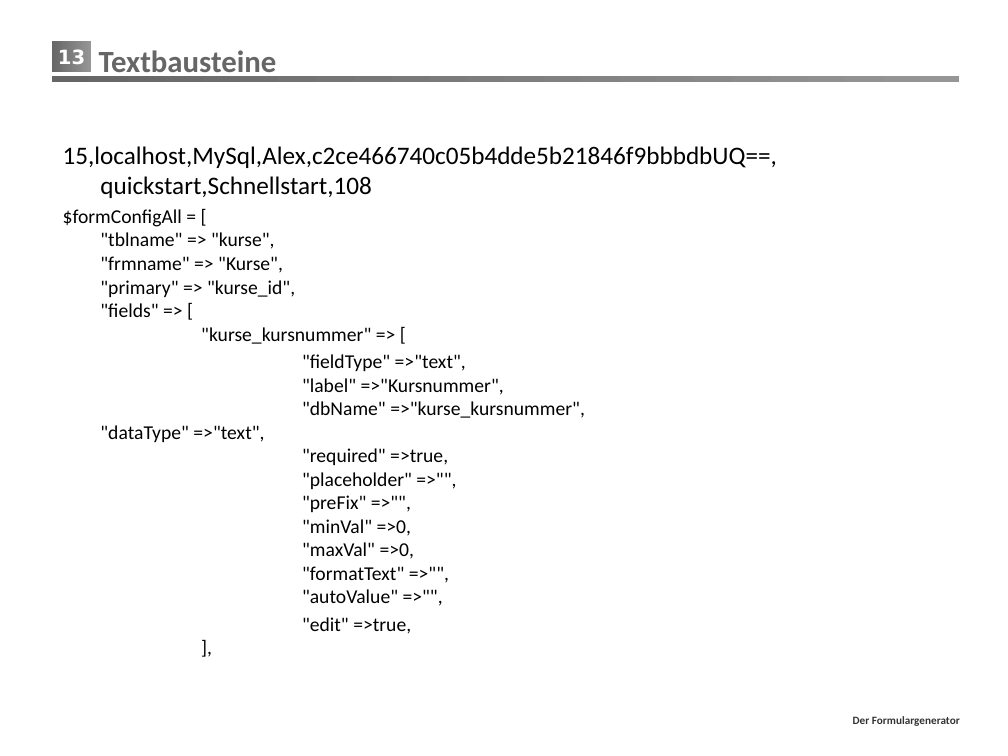
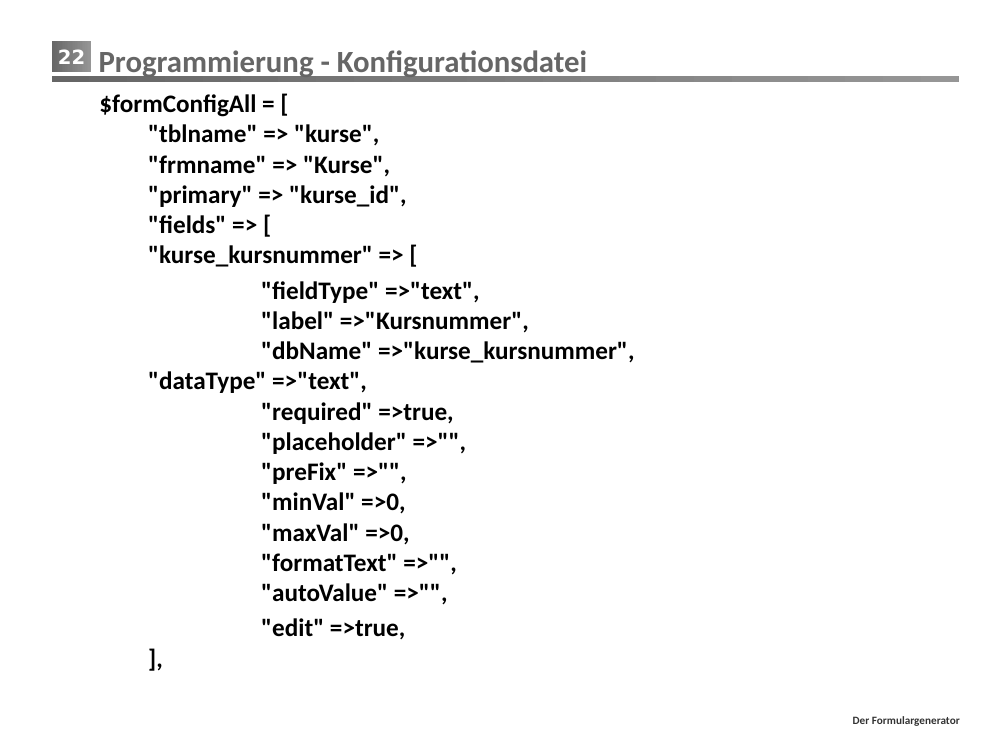
Before and after one commit to mrmorden74/formgen, a slide deck: slide 22 of Präsentation/FormGen.pptx (slide 13 before the commit). Drawn at 1008x756 pixels with LibreOffice and Linux fonts; fonts in the diff are those of the drawing; background and template pictures are left out. Boxes give left, top, right and bottom in pixels: in the first picture for what was removed or moved away, otherwise in the second. Text is boxed around its words. In the diff, an @@ line names an element or a change of style, - is before the commit and + after.

```diff
--- a/Präsentation/FormGen.pptx
+++ b/Präsentation/FormGen.pptx
@@ page number at (x1=58, y1=49, x2=85, y2=64): text changed @@
-13
+22
@@ title at (x1=99, y1=50, x2=587, y2=80): text changed @@
-Textbausteine
+Programmierung - Konfigurationsdatei
@@ text "$formConfigAll = [ "tblname" => ..." moved from (x1=63, y1=146, x2=777, y2=634) to (x1=99, y1=94, x2=634, y2=639) @@
@@ text "$formConfigAll = [ "tblname" => ..." at (x1=99, y1=94, x2=634, y2=639): size 14 to 18 pt, bold on; indent changed @@
@@ text at (x1=63, y1=146, x2=777, y2=198): paragraph removed @@
-15,localhost,MySql,Alex,c2ce466740c05b4dde5b21846f9bbbdbUQ==,
-quickstart,Schnellstart,108
```
Also in this commit, not shown: 5 other slides changed, 13 slides added, 1 slide removed, 4 other files.
